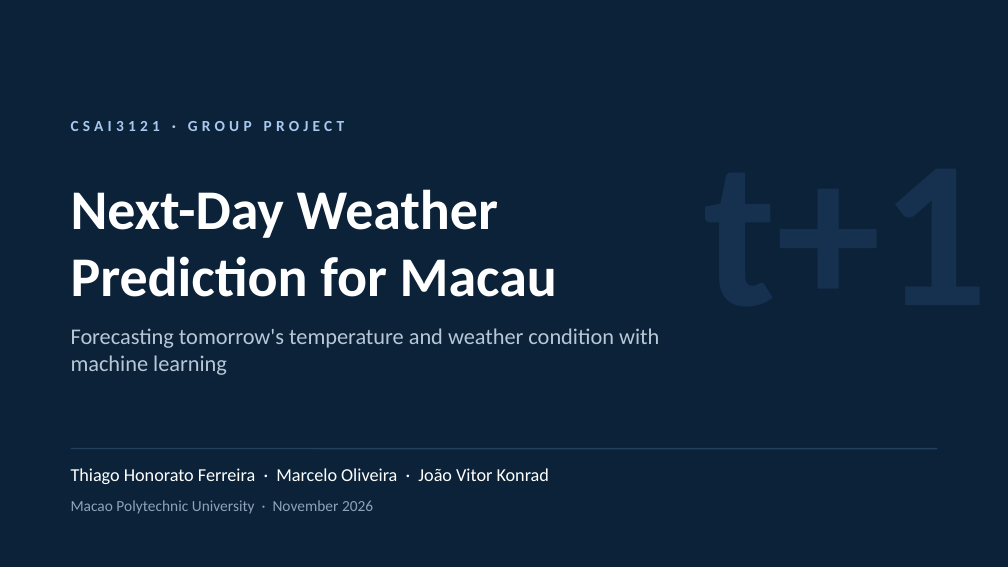
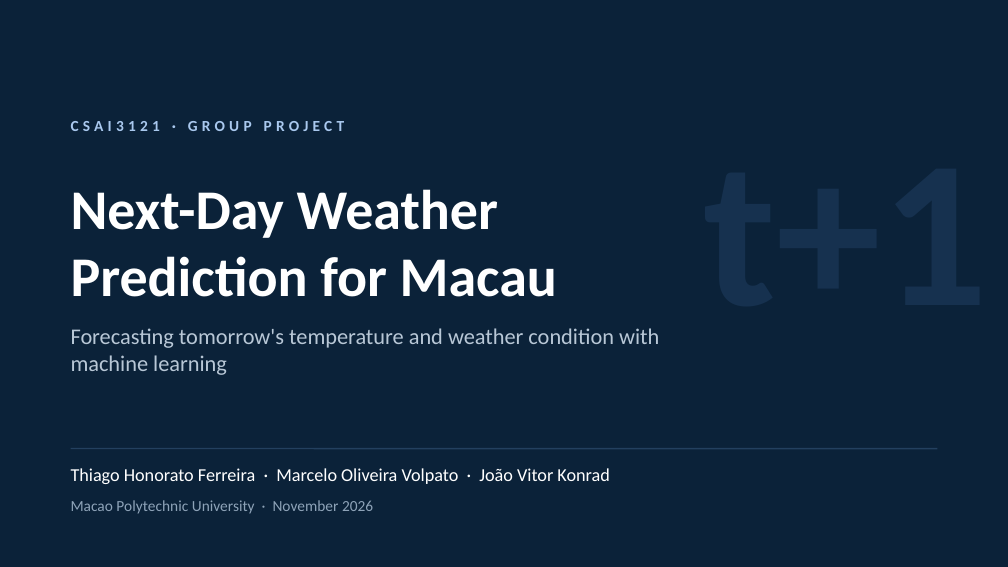
Before and after one commit to ThiagoHF31/machine_learning_work, a slide deck: slide 1 of presentation/Weather_Prediction_Macau_Slides.pptx. Drawn at 1008x567 pixels with LibreOffice and Linux fonts; fonts in the diff are those of the drawing. Boxes give left, top, right and bottom in pixels: in the first picture for what was removed or moved away, otherwise in the second. Text is boxed around its words. In the diff, an @@ line names an element or a change of style, - is before the commit and + after.

```diff
--- a/presentation/Weather_Prediction_Macau_Slides.pptx
+++ b/presentation/Weather_Prediction_Macau_Slides.pptx
@@ text at (71,468,609,484): text changed @@
-Thiago Honorato Ferreira · Marcelo Oliveira · João Vitor Konrad
+Thiago Honorato Ferreira · Marcelo Oliveira Volpato · João Vitor Konrad
```
Also in this commit, not shown: 7 other files.
